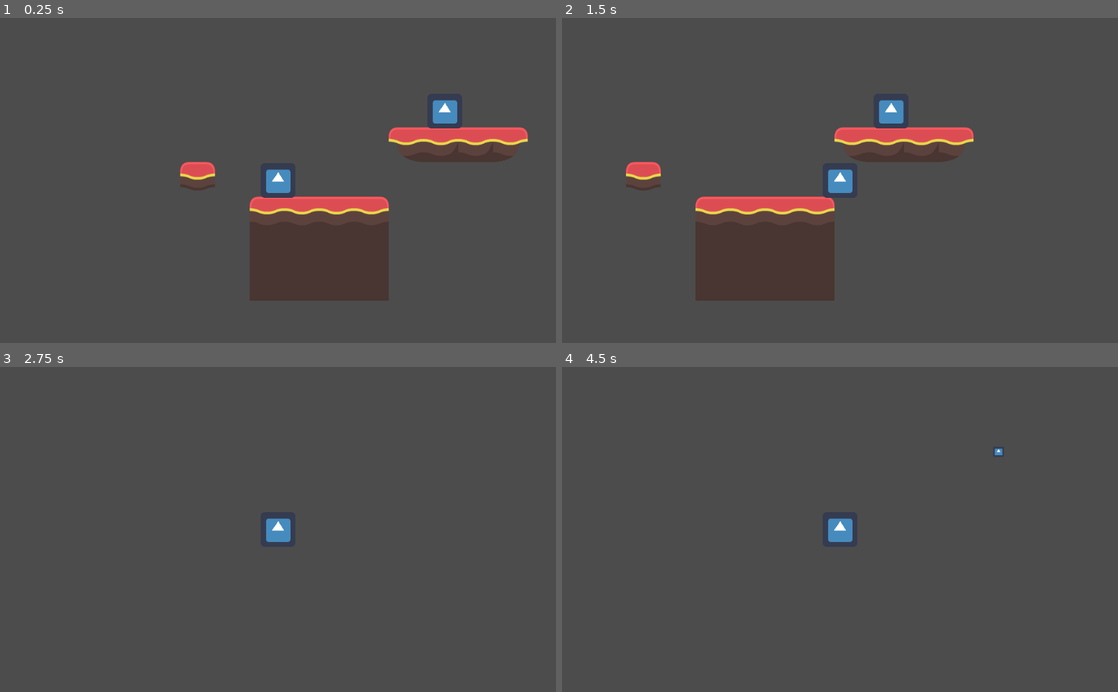
Above: before the commit, frames 1-4 (two rows, left to right).
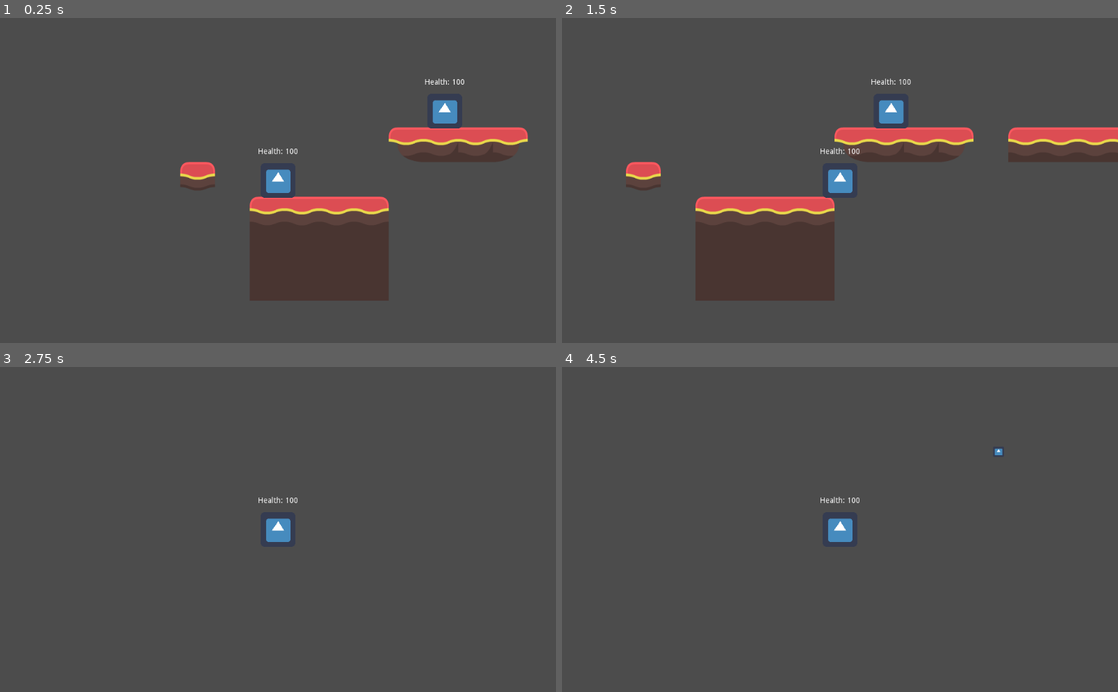
Above: after the commit, the same moments.

Repository: rhode2nh/Legacy_of_Rogue
Game: Godot game, scene res://Assets/Levels/Main.tscn
The game is run twice, just before and just after one commit, with the same random seed, the same clock (stepped at 60 frames per second) and the same inputs. The engine's default icon, where the game draws it, is replaced by a stand-in: a white triangle on a blue panel in a dark square.
Inputs:
- Up to frame 1 (0.25 s): no input
- Up to frame 2 (1.5 s): tap Enter at 0.5 s; hold Right (ui_right) from 0.53 s (still down); tap Up (ui_up) at 0.77 s
- Up to frame 3 (2.75 s): tap Up (ui_up) at 1.52 s; release Right (ui_right) at 2.03 s; hold Left (ui_left) from 2.03 s (still down)
- Up to frame 4 (4.5 s): tap Space at 2.75, 4.25 s; release Left (ui_left) at 2.78 s; hold Right (ui_right) 2.78-4.28 s; tap Up (ui_up) at 3.02, 3.77 s; tap Enter at 3.5 s; hold Left (ui_left) from 4.28 s (still down)

The runs differ from the first frame. In frame 1, 0.1% of the frame differs, in the area x 46-84%, y 18-42%; in frame 2, 1.6%, in the area x 46-100%, y 18-45%; in frame 3, less than 0.1%; in frame 4, less than 0.1%.

Commit message:
Added health labels to characters.

Diff:
--- a/Assets/Entities/Characters/Templates/BaseCharacter/BaseCharacter.gd
+++ b/Assets/Entities/Characters/Templates/BaseCharacter/BaseCharacter.gd
@@ -15,30 +15,49 @@
 export var maxJumps = 3
 const NO_SPEED = 0
 export var debugMode = false
+var hit = false
+var damage = 1
+var critChance = 0.0
 
 var velocity = Vector2.ZERO
 
 # Called when the node enters the scene tree for the first time.
 func _ready():
+	$Health.set_text("Health: " + str(health))
 	pass # Replace with function body.
 
 
 func _physics_process(delta):
-	velocity.y += gravity * delta
+	if hit:
+		velocity = Vector2(0, 0)
+	else:
+		velocity.y += gravity * delta
 	velocity = move_and_slide(velocity, Vector2.UP, false, 4, PI/4, false)
+
 
 
 func take_damage(damage):
 	health -= damage
+	$Health.set_text("Health: " + str(health))
 	if debugMode:
 		print(self.name, " Health: ", health)
 	if (health <= 0):
 		queue_free()
 
 
-func knock_back(var xKnockBack):
-	velocity.y = jumpHeight
+func knock_back(var xKnockBack, var yKnockBack):
+	hit = true
+	var t = Timer.new()
+	t.set_wait_time(0.2)
+	t.set_one_shot(true)
+	self.add_child(t)
+	t.start()
+	yield(t, "timeout")
 	velocity.x = xKnockBack
+	velocity.y = yKnockBack
+	hit = false
+	t.queue_free()
+
 
 
 func jump_check():
--- a/Assets/Entities/Characters/Templates/BaseCharacter/BaseCharacter.tscn
+++ b/Assets/Entities/Characters/Templates/BaseCharacter/BaseCharacter.tscn
@@ -25,3 +25,12 @@
 
 [node name="CollisionShape2D" type="CollisionShape2D" parent="CollisionHandler"]
 shape = SubResource( 2 )
+
+[node name="Health" type="Label" parent="."]
+anchor_left = 0.5
+anchor_right = 0.5
+margin_left = -50.0
+margin_top = -60.0
+margin_right = 50.0
+margin_bottom = -46.0
+align = 1
--- a/Assets/Entities/Characters/Templates/BaseEnemy/BaseEnemy.gd
+++ b/Assets/Entities/Characters/Templates/BaseEnemy/BaseEnemy.gd
@@ -10,6 +10,7 @@
 func _physics_process(delta):
 	velocity.x = lerp(velocity.x, NO_SPEED, 0.05)
 
+
 func _on_CollisionHandler_body_entered(body):
 	if body.is_in_group("Player"):
 		#body.knock_back()
--- a/Assets/Entities/Projectile/Block.gd
+++ b/Assets/Entities/Projectile/Block.gd
@@ -4,7 +4,8 @@
 var spawnNegative = false
 export var bulletSpeed = 15
 export var damage = 15
-export var xKnockBack = 100
+export var xKnockBack = 400
+export var yKnockBack = -400
 
 
 func _ready():
@@ -25,9 +26,9 @@
 	if body.is_in_group("Enemies"):
 		# Check which direction to knockback the character
 		if $RayCast2D.get_cast_to().x > 0:
-			body.knock_back(xKnockBack)
+			body.knock_back(xKnockBack, yKnockBack)
 		else:
-			body.knock_back(-xKnockBack)
+			body.knock_back(-xKnockBack, yKnockBack)
 		body.take_damage(damage)
 		body.take_damage_color()
 	queue_free()
--- a/Assets/Levels/Main.tscn
+++ b/Assets/Levels/Main.tscn
@@ -14,4 +14,3 @@
 
 [node name="BaseEnemy" parent="." instance=ExtResource( 3 )]
 position = Vector2( 571.579, 94.7368 )
-debugMode = true
--- a/Assets/Levels/Scene1.tscn
+++ b/Assets/Levels/Scene1.tscn
@@ -10,4 +10,4 @@
 [node name="TileMap" type="TileMap" parent="."]
 tile_set = ExtResource( 1 )
 format = 1
-tile_data = PoolIntArray( -262142, 0, 65543, -262141, 0, 131078, -262140, 0, 131078, -262139, 0, 65544, -131076, 0, 8, -65538, 0, 1, -65537, 0, 2 …(124 unchanged characters)…
+tile_data = PoolIntArray( -262142, 0, 65543, -262141, 0, 131078, -262140, 0, 131078, -262139, 0, 65544, -262137, 0, 1, -262136, 0, 2, -262135, 0, 2, -262134, 0, 2, -262133, 0, 2, -262132, 0, 2, -262131, 0, 2, -262130, 0, 2, -262129, 0, 2, -262128, 0, 3, -131076, 0, 8, -65538, 0, 1, -65537, 0, 2 …(124 unchanged characters)…
